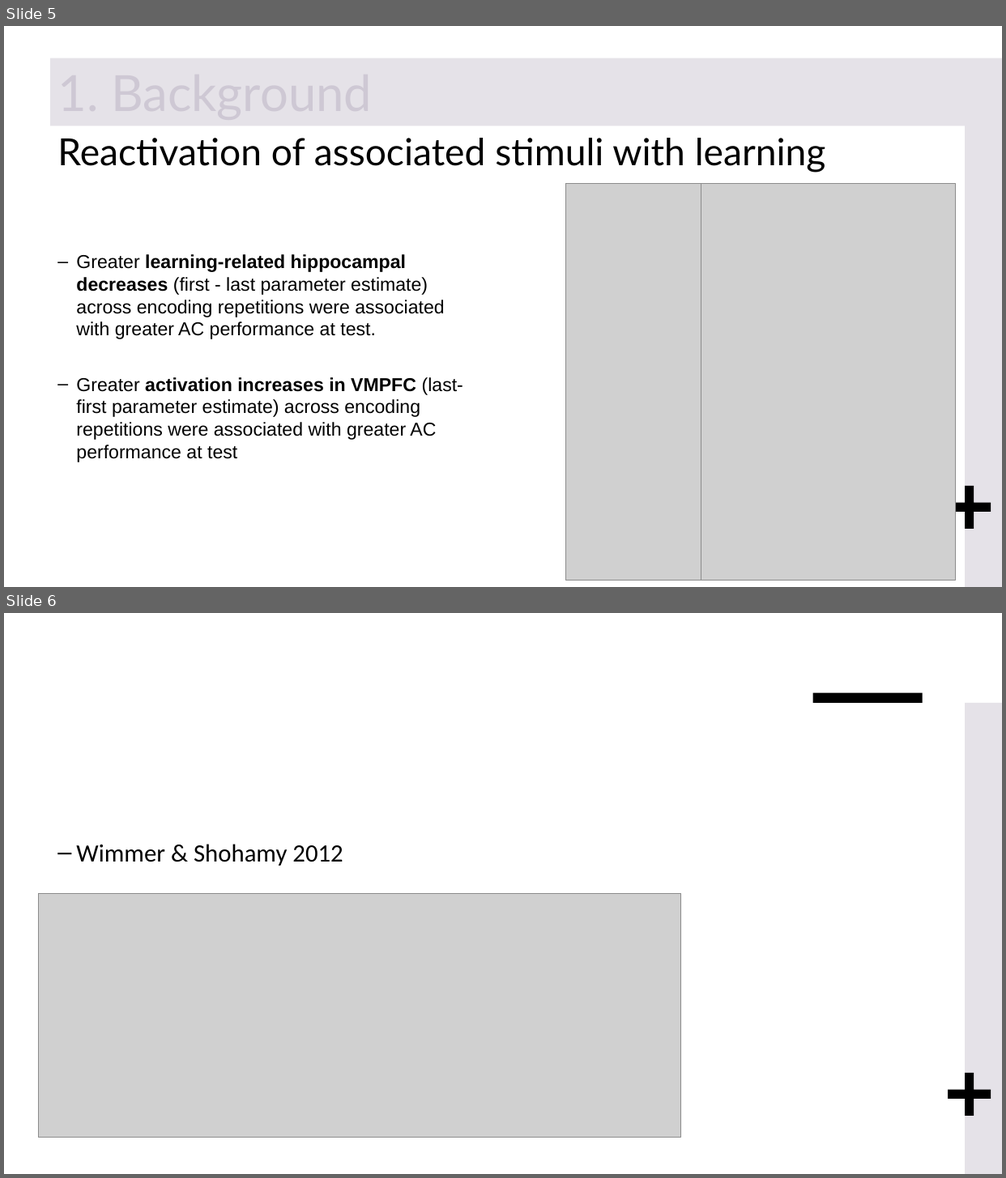
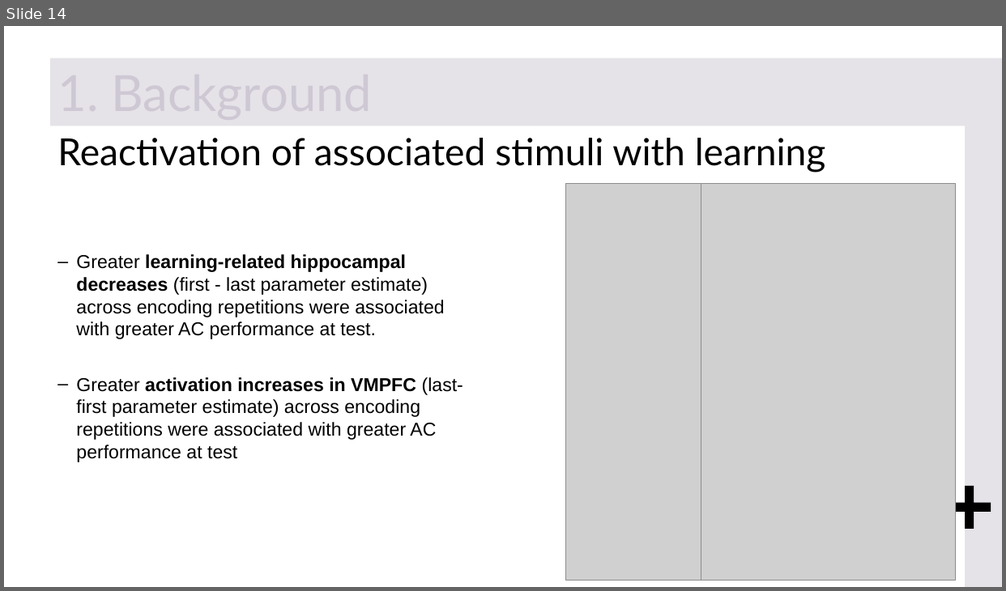
Before and after one commit to FlorianLeprevost/SemLink, a slide deck: BIONpres.pptx. Shown one above the other, each under a label of ours: slides 5 and 6 before the commit, slide 14 after it. The pictures are 1006x1178 and 1006x591 pixels, drawn with LibreOffice and Linux fonts; fonts in the diff are those of the drawing; grey boxes stand for pictures. Boxes give left, top, right and bottom in pixels: in the first picture for what was removed or moved away, otherwise in the second. Text is boxed around its words. In the diff, an @@ line names an element or a change of style, - is before the commit and + after.

```diff
--- a/BIONpres.pptx
+++ b/BIONpres.pptx
@@ slide 6 removed at box(4, 613, 1002, 1174), background #FFFFFF; not listed: 2 template elements that a slide beside it also shows @@
@@ rectangle removed at box(813, 693, 923, 703) @@
@@ text removed at box(76, 844, 343, 866) @@
-– Wimmer & Shohamy 2012
@@ picture removed at box(39, 894, 681, 1138) @@
@@ what was slide 5 is now slide 14 @@
```
Also in this commit, not shown: 1 slide changed, 10 slides added, 1 other slide removed.
